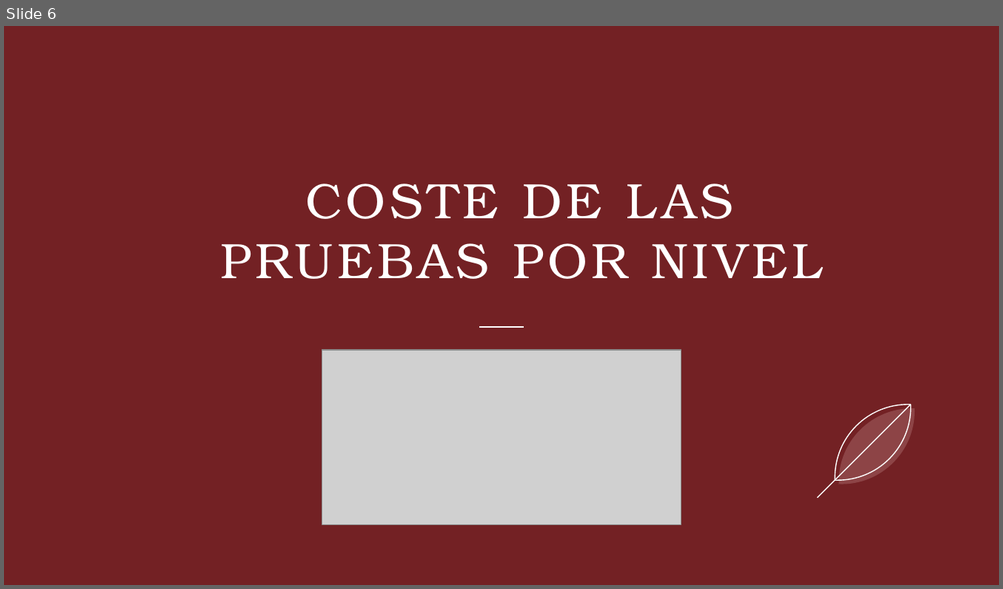
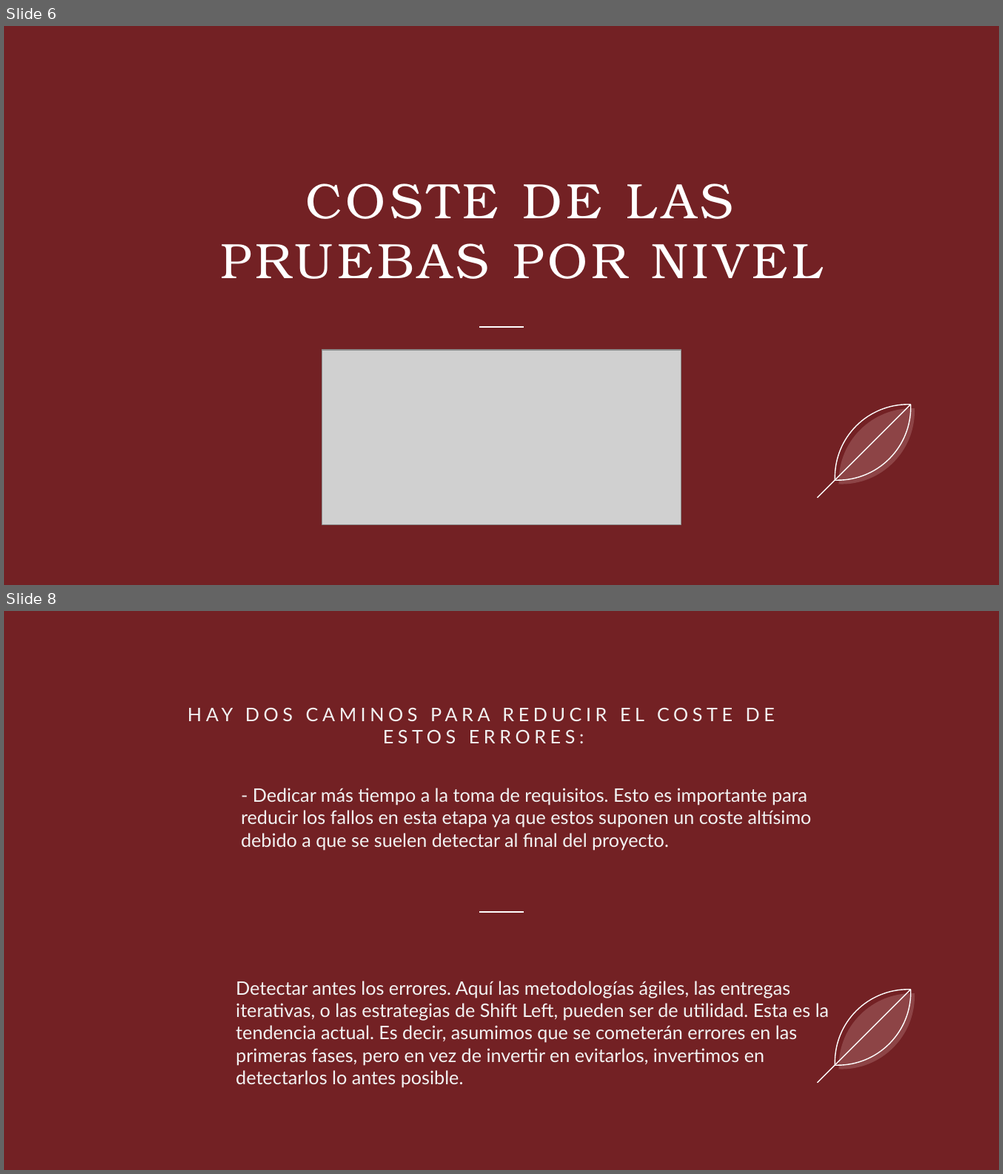
Before and after one commit to DAWEQUIPO5ENTORNOS/ProyectHtml, a slide deck: Sprint 3 - Story2.pptx. Shown one above the other, each under a label of ours: slide 6 before the commit, slides 6 and 8 after it; the slides between them are not shown. The pictures are 1003x589 and 1003x1174 pixels, drawn with LibreOffice and Linux fonts; fonts in the diff are those of the drawing; grey boxes stand for pictures. Boxes give left, top, right and bottom in pixels: in the first picture for what was removed or moved away, otherwise in the second. Text is boxed around its words. In the diff, an @@ line names an element or a change of style, - is before the commit and + after.

```diff
--- a/Sprint 3 - Story2.pptx
+++ b/Sprint 3 - Story2.pptx
@@ slide 8 added at (x1=4, y1=611, x2=999, y2=1170), background #732124; not listed: 4 template elements that a slide beside it also shows @@
@@ title added at (x1=383, y1=729, x2=583, y2=743), 18 pt, text #F2F2F2 @@
+HAY DOS CAMINOS PARA REDUCIR EL COSTE DE ESTOS ERRORES:
@@ text added at (x1=241, y1=788, x2=811, y2=850), 18 pt, text #F2F2F2 @@
+- Dedicar más tiempo a la toma de requisitos. Esto es importante para reducir los fallos en esta etapa ya que estos suponen un coste altísimo debido a que se suelen detectar al final del proyecto.
@@ text added at (x1=236, y1=981, x2=828, y2=1088), 18 pt, text #F2F2F2 @@
+Detectar antes los errores. Aquí las metodologías ágiles, las entregas iterativas, o las estrategias de Shift Left, pueden ser de utilidad. Esta es la tendencia actual. Es decir, asumimos que se cometerán errores en las primeras fases, pero en vez de invertir en evitarlos, invertimos en detectarlos lo antes posible.
```
Also in this commit, not shown: 1 other slide added.
